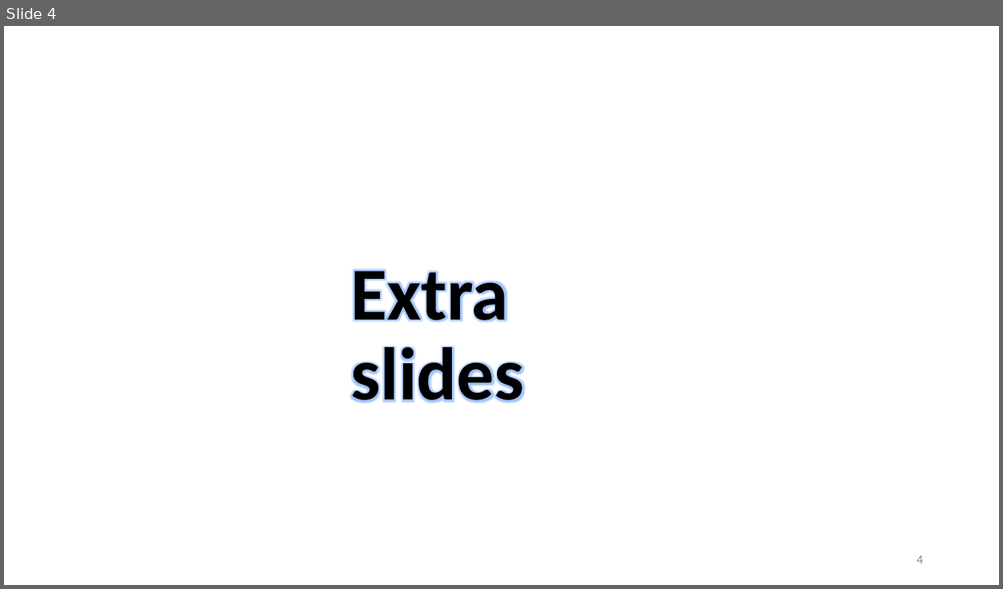
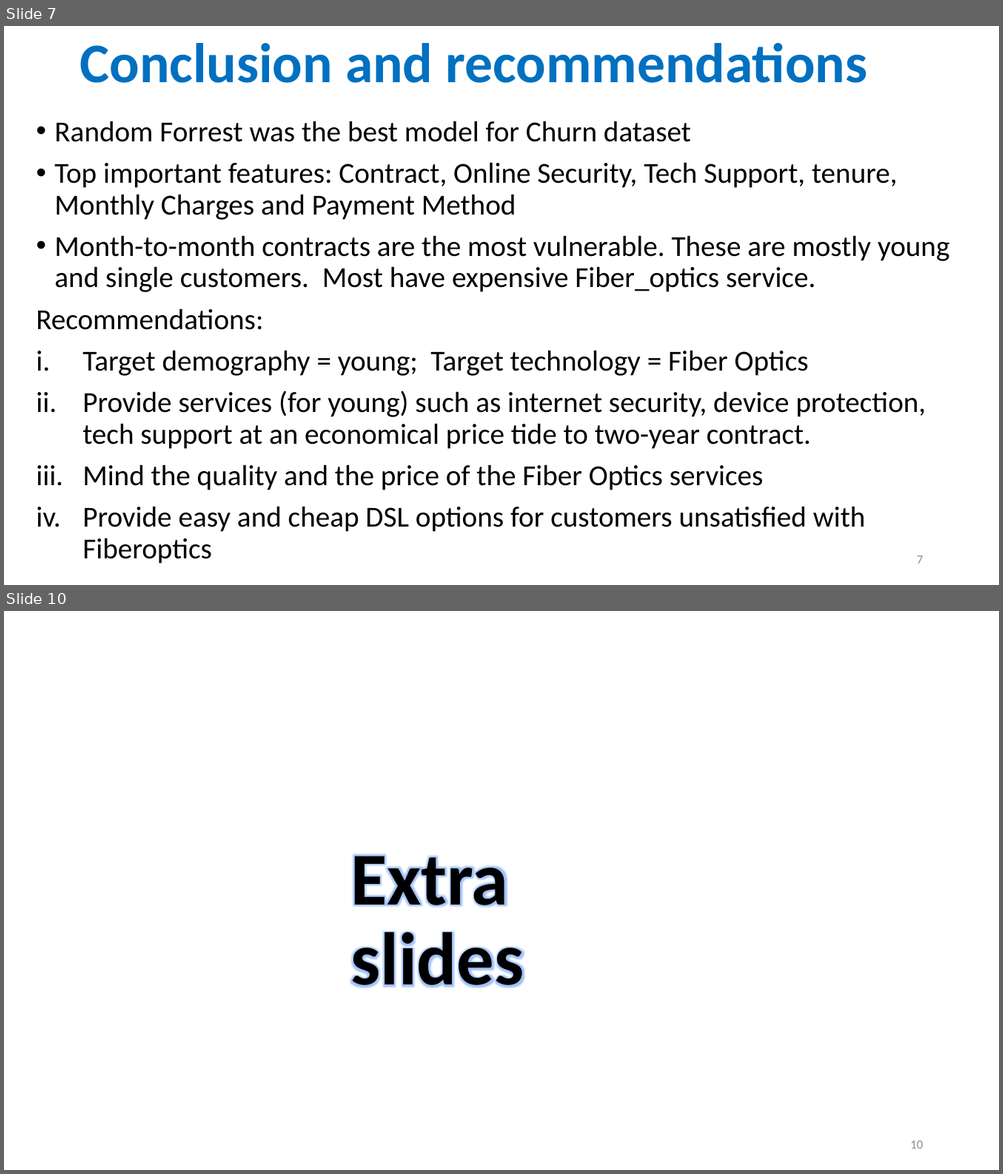
Before and after one commit to GitHub-ccd/Customer_churn_classification_MOD_3, a slide deck: ppt/MOD_3_non_technical.pptx. Shown one above the other, each under a label of ours: slide 4 before the commit, slides 7 and 10 after it; the slides between them are not shown. The pictures are 1003x589 and 1003x1174 pixels, drawn with LibreOffice and Linux fonts; fonts in the diff are those of the drawing; background and template pictures are left out. Boxes give left, top, right and bottom in pixels: in the first picture for what was removed or moved away, otherwise in the second. Text is boxed around its words. In the diff, an @@ line names an element or a change of style, - is before the commit and + after.

Commit message:
final models

```diff
--- a/ppt/MOD_3_non_technical.pptx
+++ b/ppt/MOD_3_non_technical.pptx
@@ slide 7 added at [4, 26, 999, 585], background #FFFFFF @@
@@ title added at [79, 43, 867, 83], 54 pt, text #0070C0, bold @@
+Conclusion and recommendations
@@ text added at [36, 121, 949, 564], 28 pt, text #000000 @@
+• Random Forrest was the best model for Churn dataset
+• Top important features: Contract, Online Security, Tech Support, tenure, Monthly Charges and Payment Method
+• Month-to-month contracts are the most vulnerable. These are mostly young and single customers. Most have expensive Fiber_optics service.
+Recommendations:
+i. Target demography = young; Target technology = Fiber Optics
+ii. Provide services (for young) such as internet security, device protection, tech support at an economical price tide to two-year contract.
+iii. Mind the quality and the price of the Fiber Optics services
+iv. Provide easy and cheap DSL options for customers unsatisfied with Fiberoptics
@@ page number added at [916, 556, 922, 564], 12 pt, text #8C8C8C @@
+7
@@ what was slide 4 is now slide 10 @@
@@ page number at [910, 1141, 922, 1149]: text changed @@
-4
+10
```
Also in this commit, not shown: 3 slides changed, 5 other slides added, 25 other files.
